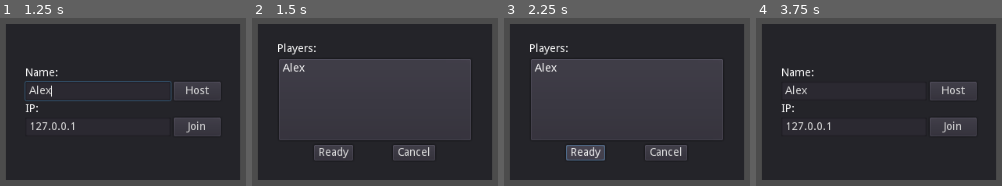
Above: before the commit, frames 1-4 (left to right).
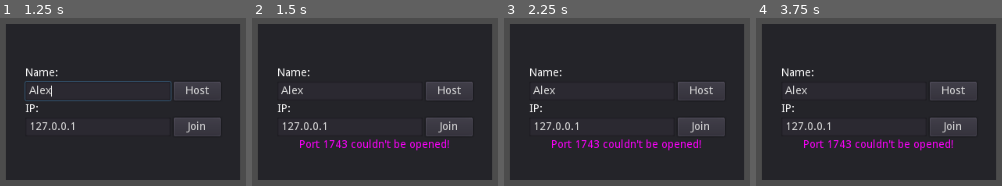
Above: after the commit, the same moments.

Repository: elixs/Multiplayer-Tutorial
Game: Godot game, scene res://scenes/Lobby.tscn
Two runs of this game, one before a commit and one after it. Both use one fixed random seed, a clock stepped at 60 frames per second and the inputs below.
Inputs (mouse positions are in pixels of both pictures, inside the frame that each line leads up to):
- Up to frame 1 (1.25 s): click (98, 91) at 0.52 s; type "Alex" at 0.6 s
- Up to frame 2 (1.5 s): click "Host" at 1.25 s
- Up to frame 3 (2.25 s): click (585, 152) at 2 s, where only the run before the commit has a clickable "Ready"
- Up to frame 4 (3.75 s): click (837, 152) at 2.75 s, where only the run before the commit has a clickable "Ready"; click (918, 152) at 3.5 s, where only the run before the commit has a clickable "Cancel"

Frame 1 is identical in both runs. In frame 2, 21% of the frame differs, in the area x 10-90%, y 14-85%; in frame 3, 22%, in the area x 10-90%, y 14-86%; in frame 4, 1.5%.

Commit message:
added upnp

Diff:
--- a/scenes/Lobby.tscn
+++ b/scenes/Lobby.tscn
@@ -30,7 +30,7 @@
 margin_left = -125.0
 margin_top = -44.0
 margin_right = 125.0
-margin_bottom = 44.0
+margin_bottom = 62.0
 rect_min_size = Vector2( 250, 0 )
 __meta__ = {
 "_edit_use_anchors_": false
@@ -88,6 +88,13 @@
 margin_bottom = 24.0
 rect_min_size = Vector2( 60, 0 )
 text = "Join"
+
+[node name="Error" type="Label" parent="CanvasLayer/Panel/Connect"]
+modulate = Color( 1, 0, 1, 1 )
+margin_top = 92.0
+margin_right = 250.0
+margin_bottom = 106.0
+align = 1
 
 [node name="Waiting" type="VBoxContainer" parent="CanvasLayer/Panel"]
 visible = false
--- a/scripts/Game.gd
+++ b/scripts/Game.gd
@@ -8,6 +8,33 @@
 signal connected_ok()
 signal connected_fail()
 signal server_disconnected()
+
+var upnp = UPNP.new()
+var thread = Thread.new()
+
+signal port_opened(result)
+
+func open_port(port):
+	thread.start(self, "_thread_open_port", port)
+
+func _thread_open_port(port):
+	var res = upnp.discover()
+	if res != UPNP.UPNP_RESULT_SUCCESS:
+		emit_signal("port_opened", false)
+		return
+	var gateway = upnp.get_gateway()
+	res = gateway.add_port_mapping(port, 0, "MultiplayerTest", "UDP")
+#	print(res)
+	if res != UPNP.UPNP_RESULT_SUCCESS:
+		emit_signal("port_opened", false)
+		return
+	gateway.add_port_mapping(port, 0, "MultiplayerTest", "TCP")
+#	print(res)
+	if res != UPNP.UPNP_RESULT_SUCCESS:
+		emit_signal("port_opened", false)
+		return
+	emit_signal("port_opened", true)
+	thread.call_deferred("wait_to_finish")
 
 func _ready() -> void:
 	get_tree().connect("network_peer_connected", self, "_player_connected")
--- a/scripts/Lobby.gd
+++ b/scripts/Lobby.gd
@@ -15,6 +15,8 @@
 	Game.connect("connected_ok", self, "_connected_ok")
 	Game.connect("connected_fail", self, "_connected_fail")
 	Game.connect("server_disconnected", self, "_server_disconnected")
+
+	Game.connect("port_opened", self, "_port_opened")
 
 	# Set the player name according to the system username. Fallback to the path.
 	if OS.has_environment("USERNAME"):
@@ -57,6 +59,8 @@
 	var peer = NetworkedMultiplayerENet.new()
 	peer.create_server(PORT, MAX_CLIENTS)
 	get_tree().network_peer = peer
+
+	Game.open_port(PORT)
 
 	print("Server Created: %s:%s" % [$CanvasLayer/Panel/Connect/HBoxContainer2/IP.text, PORT])
 
@@ -122,8 +126,6 @@
 	_add_player_info(nid, info)
 	_add_player_ui(nid)
 
-
-
 func _add_player_info(id, info):
 	var nid = get_tree().get_network_unique_id()
 	Game.players[id] = info
@@ -133,10 +135,8 @@
 	if (id != nid or nid == 1) and not Game.players[id].has("slot"):
 			Game.players[id]["slot"] = slot
 
-	if nid == 1:
+	if nid == 1 and id != 1:
 		rpc_id(id, "_set_slot", slot)
-
-
 
 remote func _set_slot(slot):
 	var nid = get_tree().get_network_unique_id()
@@ -179,3 +179,9 @@
 func _clear_ui():
 	for child in players_container.get_children():
 		players_container.remove_child(child)
+
+func _port_opened(result):
+	print("_port_opened %s" % result)
+	if not result:
+		_show_connect()
+		$CanvasLayer/Panel/Connect/Error.text = "Port %d couldn't be opened!" % PORT
